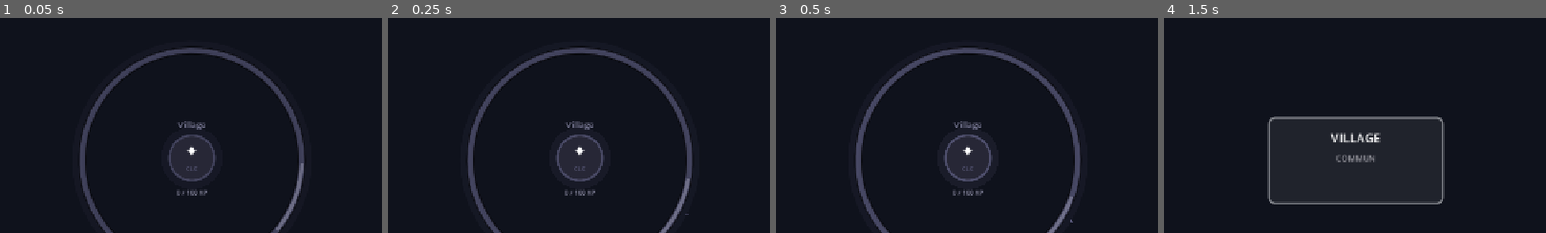
Above: before the commit, frames 1-4 (left to right).
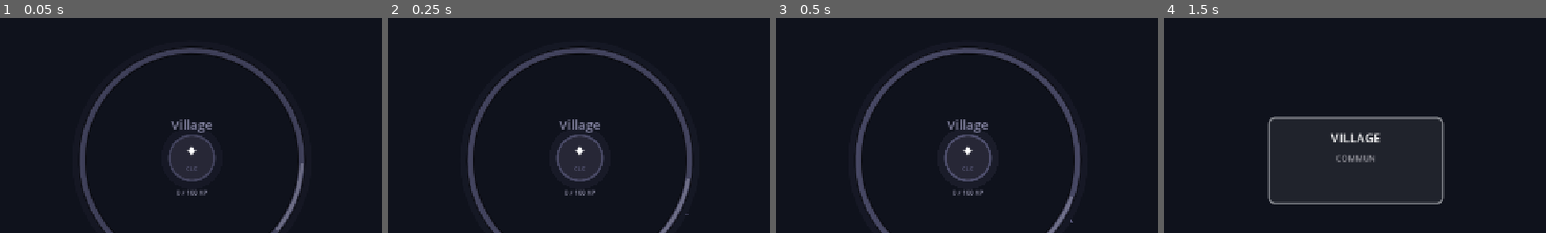
Above: after the commit, the same moments.

Repository: Rhend/Reliquary
Game: Godot game, scene res://scenes/village/village.tscn
The game is run twice, just before and just after one commit, with the same random seed, the same clock (stepped at 60 frames per second) and the same inputs.
Inputs (mouse positions are % of the whole screen's width and height, from its top left):
- Up to frame 1 (0.05 s): no input
- Up to frame 2 (0.25 s): no input
- Up to frame 3 (0.5 s): no input
- Up to frame 4 (1.5 s): click "Tier +" at 0.5 s; tap Enter at 1.25, 1.35 s; move the mouse to (72, 45) at 1.27 s; click (72, 45) at 1.42 s
The pictures show only the part of the screen within x 25-75%, y 17-67%; the shares and areas given below are measured in that part.

The runs differ from the first frame. In frame 1, 0.3% of the frame differs, in the area x 44-56%, y 47-54%; in frame 2, 0.3%; in frame 3, 0.3%; in frame 4, nothing differs.

Commit message:
feat(ui): HexItem selected lumineux + icones/labels Village plus grands
- HexItem is_selected : contour lightened 0.70 alpha 1.0 (4px) + liseré blanc intérieur + halo externe 9px — sélection nettement distincte du reste
- Icone dans cercle : 56→50px (léger recul)
- Village hub : Village 17→24px, tier 11→15px, zones ajustées
- Village tier 0 : Village 15→22px

Co-Authored-By: Claude Sonnet 4.6 <noreply@anthropic.com>

Diff:
--- a/scenes/village/Village.gd
+++ b/scenes/village/Village.gd
@@ -96,9 +96,9 @@
 	var lname := Label.new()
 	lname.text = "Village"
 	lname.horizontal_alignment = HORIZONTAL_ALIGNMENT_CENTER
-	lname.add_theme_font_size_override("font_size", 15)
+	lname.add_theme_font_size_override("font_size", 22)
 	lname.add_theme_color_override("font_color", TIER_0_COLOR.lightened(0.2))
-	_center(lname, Vector2(0.0, -60.0), Vector2(150.0, 22.0))
+	_center(lname, Vector2(0.0, -60.0), Vector2(180.0, 30.0))
 	add_child(lname)
 
 	var orb := ClickOrb.new()
@@ -151,17 +151,17 @@
 	var lname := Label.new()
 	lname.text = "Village"
 	lname.horizontal_alignment = HORIZONTAL_ALIGNMENT_CENTER
-	lname.add_theme_font_size_override("font_size", 17)
+	lname.add_theme_font_size_override("font_size", 24)
 	lname.add_theme_color_override("font_color", tcolor)
-	_center(lname, Vector2(0.0, -14.0), Vector2(150.0, 26.0))
+	_center(lname, Vector2(0.0, -17.0), Vector2(180.0, 32.0))
 	_hub_root.add_child(lname)
 
 	var ltier := Label.new()
 	ltier.text = GameData.get_tier_name(tier)
 	ltier.horizontal_alignment = HORIZONTAL_ALIGNMENT_CENTER
-	ltier.add_theme_font_size_override("font_size", 11)
+	ltier.add_theme_font_size_override("font_size", 15)
 	ltier.add_theme_color_override("font_color", tcolor.lerp(Color.WHITE, 0.40))
-	_center(ltier, Vector2(0.0, 12.0), Vector2(130.0, 20.0))
+	_center(ltier, Vector2(0.0, 16.0), Vector2(150.0, 24.0))
 	_hub_root.add_child(ltier)
 
 	var unlocked: Array = MENU_ITEMS.filter(func(d: Array) -> bool: return d[2] <= tier)
--- a/scenes/village/widgets/HexItem.gd
+++ b/scenes/village/widgets/HexItem.gd
@@ -19,7 +19,7 @@
 	ico.text = icon_text
 	ico.horizontal_alignment = HORIZONTAL_ALIGNMENT_CENTER
 	ico.vertical_alignment   = VERTICAL_ALIGNMENT_CENTER
-	ico.add_theme_font_size_override("font_size", 56)
+	ico.add_theme_font_size_override("font_size", 50)
 	ico.set_anchors_and_offsets_preset(Control.PRESET_FULL_RECT)
 	ico.mouse_filter = Control.MOUSE_FILTER_IGNORE
 	add_child(ico)
@@ -156,10 +156,15 @@
 		draw_arc(c, r, sa, sa + 1.0, 20, sh, 4.5, true)
 
 	if is_selected:
-		var gr: float = 14.0 if with_fx else 10.0
-		var glow := tier_color; glow.a = 0.50
-		draw_arc(c, r + gr, 0.0, TAU, 48, glow, 7.0, true)
-		draw_arc(c, r, 0.0, TAU, 64, tier_color.lightened(0.3), 3.0, true)
+		# Halo externe diffus
+		var gr: float = 16.0 if with_fx else 12.0
+		var outer := tier_color; outer.a = 0.55
+		draw_arc(c, r + gr, 0.0, TAU, 48, outer, 9.0, true)
+		# Contour brillant bien visible
+		var bright := tier_color.lightened(0.70); bright.a = 1.0
+		draw_arc(c, r, 0.0, TAU, 64, bright, 4.0, true)
+		# Liseré blanc intérieur
+		draw_arc(c, r - 3.0, 0.0, TAU, 64, Color(1.0, 1.0, 1.0, 0.55), 1.5, true)
 	elif is_hovered:
 		var ex: float = 16.0 if with_fx else 14.0
 		var corona := tier_color; corona.a = 0.30
@@ -217,9 +222,14 @@
 		draw_line(ps, pe, sh, 4.5, true)
 
 	if is_selected:
-		_draw_border(pts, tier_color.lightened(0.3), 3.0)
-		var glow := tier_color; glow.a = 0.45
-		_draw_border(_hex(c, eff_r + 10.0), glow, 7.0)
+		# Halo externe diffus
+		var outer := tier_color; outer.a = 0.55
+		_draw_border(_hex(c, eff_r + 12.0), outer, 9.0)
+		# Contour brillant bien visible
+		var bright := tier_color.lightened(0.70); bright.a = 1.0
+		_draw_border(pts, bright, 4.0)
+		# Liseré blanc intérieur
+		_draw_border(_hex(c, eff_r - 3.0), Color(1.0, 1.0, 1.0, 0.55), 1.5)
 	elif is_hovered:
 		var expand: float = 18.0
 		if with_fx: expand = 22.0
